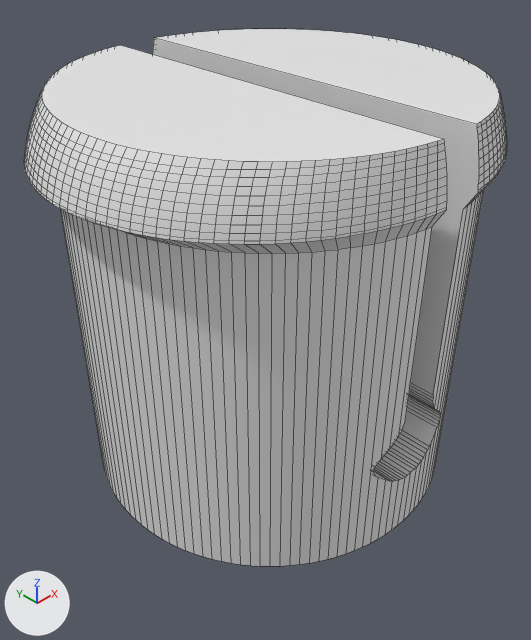
The Blender file Models/Pegs.blend as it was, and as the next commit left it.
Before and after are seen from a camera (50 mm lens) standing at (-0.00684, -0.00673, 0.00866) and looking at (-0.00028, -0.00019, 0.0025). Arrows for +X, +Y and +Z are at lower left; the lights stay in place. Mesh edges are drawn as thin lines. The same objects are shown in both versions, whatever each file hides.

Before the edit, the objects in view are built like this:
```python
me_circle = bpy.data.meshes.new('Circle')
me_circle.from_pydata(...)  # 1740 vertices, 1525 faces; spans x -1.08..1.08, y -0.99..0.99, z 0.0..2.0
me_circle.polygons.foreach_set('use_smooth', [True] * 1525)
ob_stud = bpy.data.objects.new('Stud', me_circle)
ob_stud.location = (0.0, 0.0, 0.0)
ob_stud.scale = (0.003, 0.003, 0.003)
```
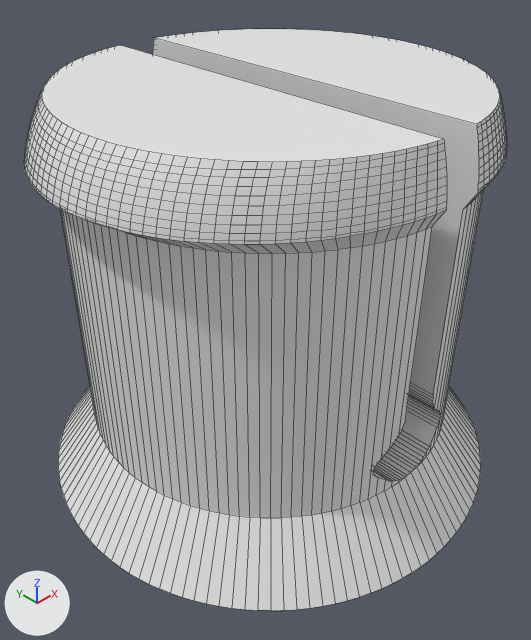
Pixel boxes (x1, y1, x2, y2) of what changed, in the pictures (531 x 640 px):
'Stud', reshaped (8% taller): before (24, 29, 507, 566); after (24, 29, 507, 611)
part 1 of me_circle, built on: before (60, 190, 484, 566); after (58, 190, 484, 611)

The change, as a diff of the scene's bpy script:
```diff
--- a/Models/Pegs.blend.py
+++ b/Models/Pegs.blend.py
@@ me_circle @@
 # used by ob_stud; location = (0.0, 0.0, 0.0); scale = (0.003, 0.003, 0.003)
-me_circle.from_pydata(...)  # 1740 vertices, 1525 faces; spans x -1.08..1.08, y -0.99..0.99, z 0.0..2.0
+me_circle.from_pydata(...)  # 1868 vertices, 1653 faces; spans x -1.19..1.19, y -1.19..1.19, z 0.0..2.0
+# me_circle part 1
+# 2 vertices are removed from x -0.05..0.05, y -0.95..0.95, z 0.0
+# 15 faces are deleted
+# 122 vertices in x -0.95..0.95, y -0.95..0.95, z 0.0 move by (0.0, 0.0, 0.33)
+# 4 vertices move from x -0.05..0.05, y -0.95..0.95, z 0.0 to x -0.06..0.06, y -1.19..1.19, z 0.0
+# 130 vertices are added at x -1.19..1.19, y -1.19..1.19, z 0.0..0.33
+# 143 new faces join them
```
